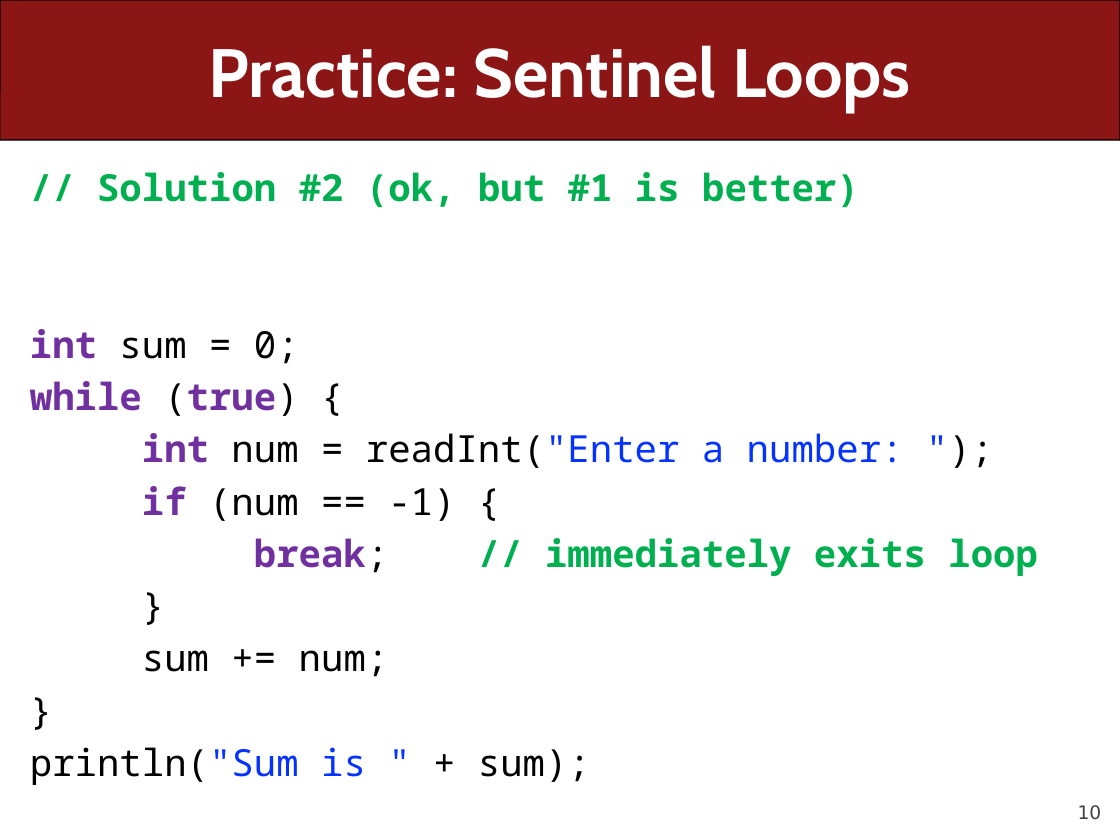
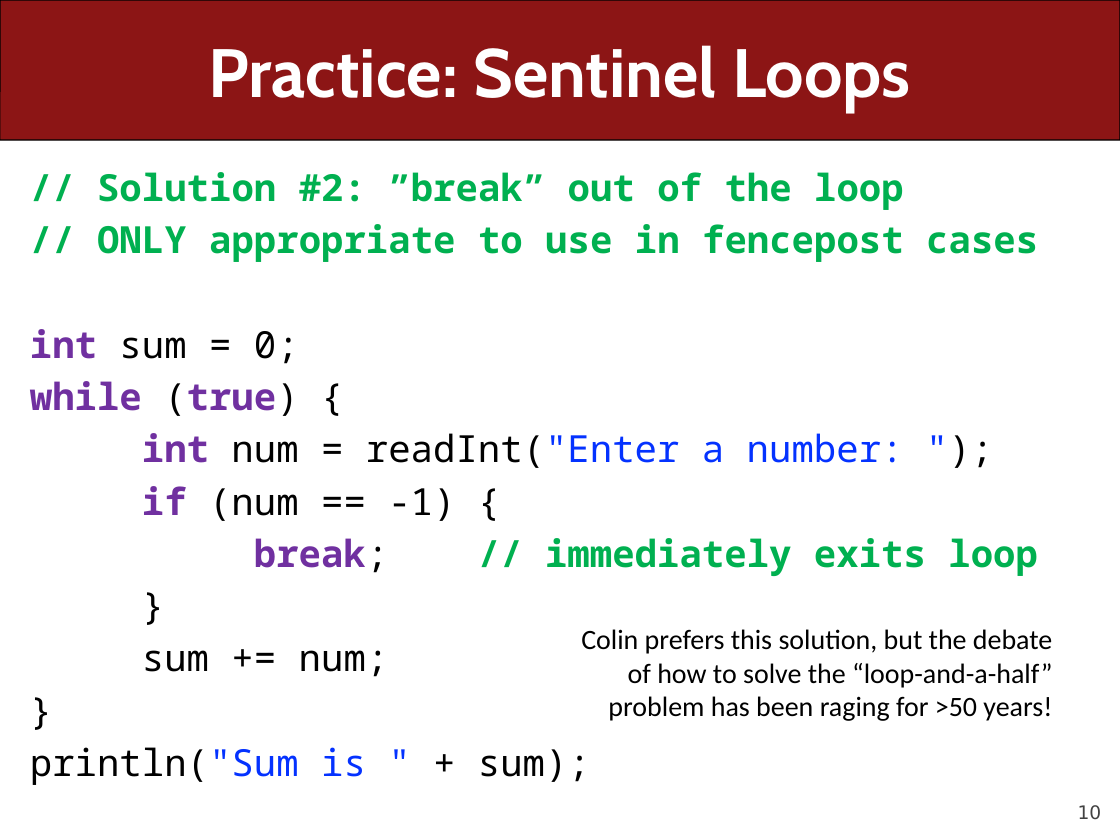
Before and after one commit to ckincaid17/cs106a-summer-2018, a slide deck: slide 10 of WWW/lectures/Lecture6/Lecture6.pptx. Drawn at 1120x840 pixels with LibreOffice and Linux fonts; fonts in the diff are those of the drawing. Boxes give left, top, right and bottom in pixels: in the first picture for what was removed or moved away, otherwise in the second. Text is boxed around its words. In the diff, an @@ line names an element or a change of style, - is before the commit and + after.

```diff
--- a/WWW/lectures/Lecture6/Lecture6.pptx
+++ b/WWW/lectures/Lecture6/Lecture6.pptx
@@ text at (97, 172, 1038, 262): text changed @@
-// Solution #2 (ok, but #1 is better)
+// Solution #2: ”break” out of the loop
+// ONLY appropriate to use in fencepost cases
@@ text added at (581, 629, 1052, 721), 18 pt, text #000000 @@
+Colin prefers this solution, but the debate of how to solve the “loop-and-a-half” problem has been raging for >50 years!
```
Also in this commit, not shown: 41 other slides changed, 7 slides added, 20 slides removed, 1 other file.
